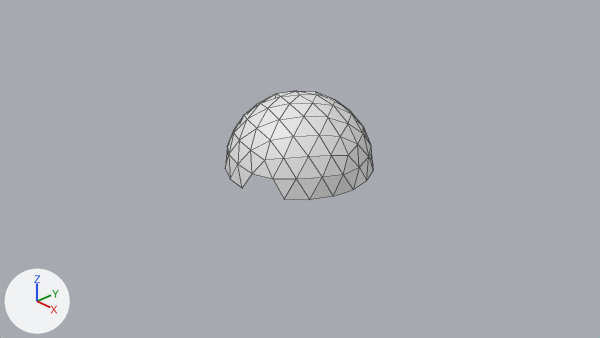
Two versions of the Blender file public/3d/domo.blend, one commit apart.
Camera for both pictures: the file's camera 'Camera'. The lights are fixed; the arrows at lower left show +X, +Y and +Z. Mesh edges are drawn as thin lines.

The scene before the commit, as lines of its bpy script (objects in view):
```python
me_icosphere = bpy.data.meshes.new('Icosphere')
me_icosphere.from_pydata(...)  # 90 vertices, 157 faces; spans x -1.0..1.0, y -1.0..1.0, z 0.0..1.0
# before: 4 (0.0, -1.0, 0.0) at pixel (242, 188), 5 (0.16, -0.96, 0.25) at pixel (252, 173), 6 (0.44, -0.86, 0.25) at pixel (272, 178), 7 (0.59, -0.81, 0.0) at pixel (284, 199)
ob_icosphere = bpy.data.objects.new('Icosphere', me_icosphere)
ob_icosphere.location = (0.0, 0.0, 0.0)
```
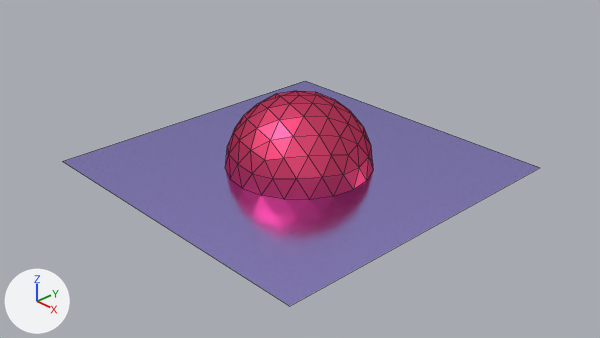
Pixel boxes [x1, y1, x2, y2] of what changed, in the pictures (600 x 338 px):
'Plane', added: after [62, 81, 540, 306]
part 1 of me_icosphere, added: after [243, 174, 284, 199]
part 2 of me_icosphere, recoloured: [225, 91, 373, 200] in both

Edits to the bpy script that builds the scene:
```text
Add mat_material_001:
    mat_material_001 = bpy.data.materials.new('Material.001')
    mat_material_001.use_nodes = True; mat_material_001.node_tree.nodes.clear()
    _N = mat_material_001.node_tree.nodes; _L = mat_material_001.node_tree.links
    n0 = _N.new('ShaderNodeOutputMaterial'); n0.name = 'Material Output'
    n1 = _N.new('ShaderNodeBsdfAnisotropic'); n1.name = 'Glossy BSDF'
    n1.inputs[0].default_value = (0.8, 0.0744, 0.191, 1.0)  # 'Color', pink #e74d79
    _L.new(n1.outputs[0], n0.inputs[0])  # 'BSDF' to 'Surface'
Add mat_material_002:
    mat_material_002 = bpy.data.materials.new('Material.002')
    mat_material_002.use_nodes = True; mat_material_002.node_tree.nodes.clear()
    _N = mat_material_002.node_tree.nodes; _L = mat_material_002.node_tree.links
    n0 = _N.new('ShaderNodeOutputMaterial'); n0.name = 'Material Output'
    n1 = _N.new('ShaderNodeBsdfMetallic'); n1.name = 'Metallic BSDF'
    n1.inputs[0].default_value = (0.499, 0.427, 1.0, 1.0)  # 'Base Color', blue #bbafff
    n1.inputs[4].default_value = 0.179  # 'Roughness'
    _L.new(n1.outputs[0], n0.inputs[0])  # 'BSDF' to 'Surface'
Change me_icosphere:
    used by ob_icosphere; location = (0.0, 0.0, 0.0)
    verts and faces of me_icosphere; kept vertices keep their numbers, new ones are numbered from 90
    remove me_icosphere.from_pydata(...)  # 90 vertices, 157 faces; spans x -1.0..1.0, y -1.0..1.0, z 0.0..1.0
    add me_icosphere.from_pydata(...)  # 91 vertices, 160 faces; spans x -1.0..1.0, y -1.0..1.0, z 0.0..1.0
    me_icosphere part 1
    add verts[90] = (0.31, -0.95, 0.0)  # pixel (261, 195)
    add faces += [(4, 90, 5), (5, 90, 6), (6, 90, 7)]
    me_icosphere part 2: 157 faces spanning x -1.0..1.0, y -1.0..1.0, z 0.0..1.0 switch from no material to mat_material_001
Add me_plane:
    me_plane.from_pydata([(-4.96, -4.96, 0.0), (4.96, -4.96, 0.0), (-4.96, 4.96, 0.0), (4.96, 4.96, 0.0)], [], [(0, 1, 3, 2)])
    me_plane.materials.append(mat_material_002)
Add ob_plane:
    ob_plane = bpy.data.objects.new('Plane', me_plane)
    ob_plane.location = (0.0, 0.0, 0.0)
    ob_plane.scale = (0.46, 0.46, 1.0)
```
